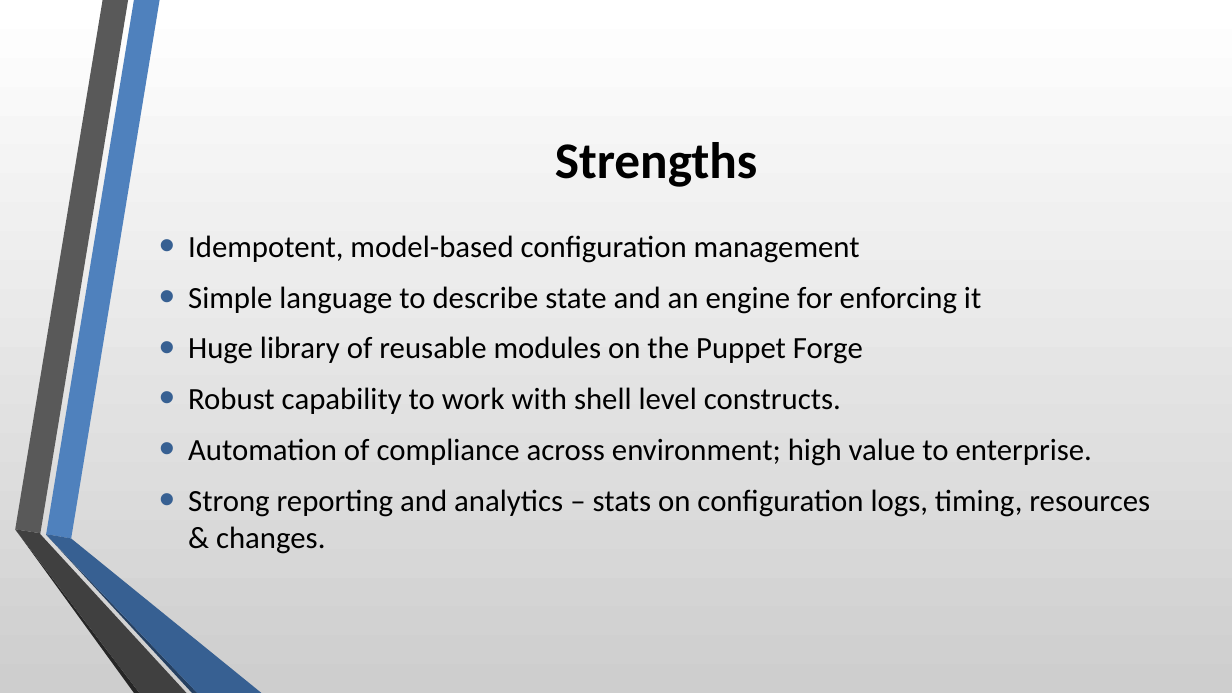
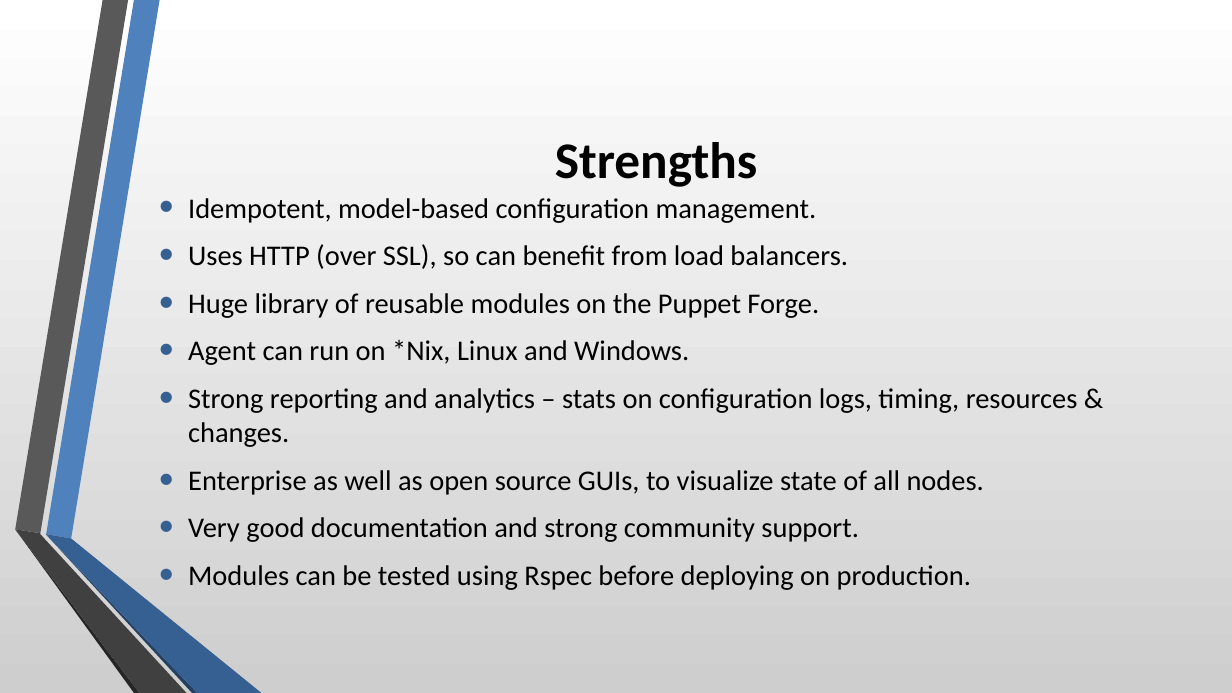
Before and after one commit to Sumit-OtherProjects/DevOps, a slide deck: slide 7 of Presentation/Presentation-PuppetTechTalk.pptx. Drawn at 1232x693 pixels with LibreOffice and Linux fonts; fonts in the diff are those of the drawing. Boxes give left, top, right and bottom in pixels: in the first picture for what was removed or moved away, otherwise in the second. Text is boxed around its words. In the diff, an @@ line names an element or a change of style, - is before the commit and + after.

```diff
--- a/Presentation/Presentation-PuppetTechTalk.pptx
+++ b/Presentation/Presentation-PuppetTechTalk.pptx
@@ text at [188,198,848,365]: text changed; size 24 to 22.2 pt @@
-• Idempotent, model-based configuration management
-• Simple language to describe state and an engine for enforcing it
-• Huge library of reusable modules on the Puppet Forge
-• Robust capability to work with shell level constructs.
-• Automation of compliance across environment; high value to enterprise.
+• Idempotent, model-based configuration management.
+• Uses HTTP (over SSL), so can benefit from load balancers.
+• Huge library of reusable modules on the Puppet Forge.
+• Agent can run on *Nix, Linux and Windows.
@@ text at [188,388,1078,447]: size 24 to 22.2 pt in "Strong reporting and analytics – stats on ..." @@
@@ text at [188,470,984,590]: paragraphs added @@
+• Enterprise as well as open source GUIs, to visualize state of all nodes.
+• Very good documentation and strong community support.
+• Modules can be tested using Rspec before deploying on production.
```
Also in this commit, not shown: 1 other slide changed.
